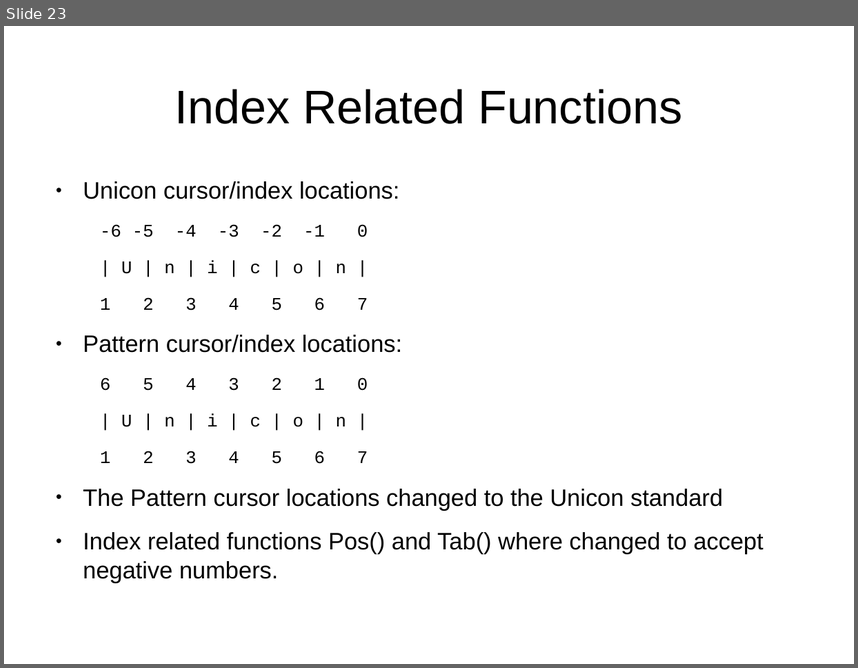
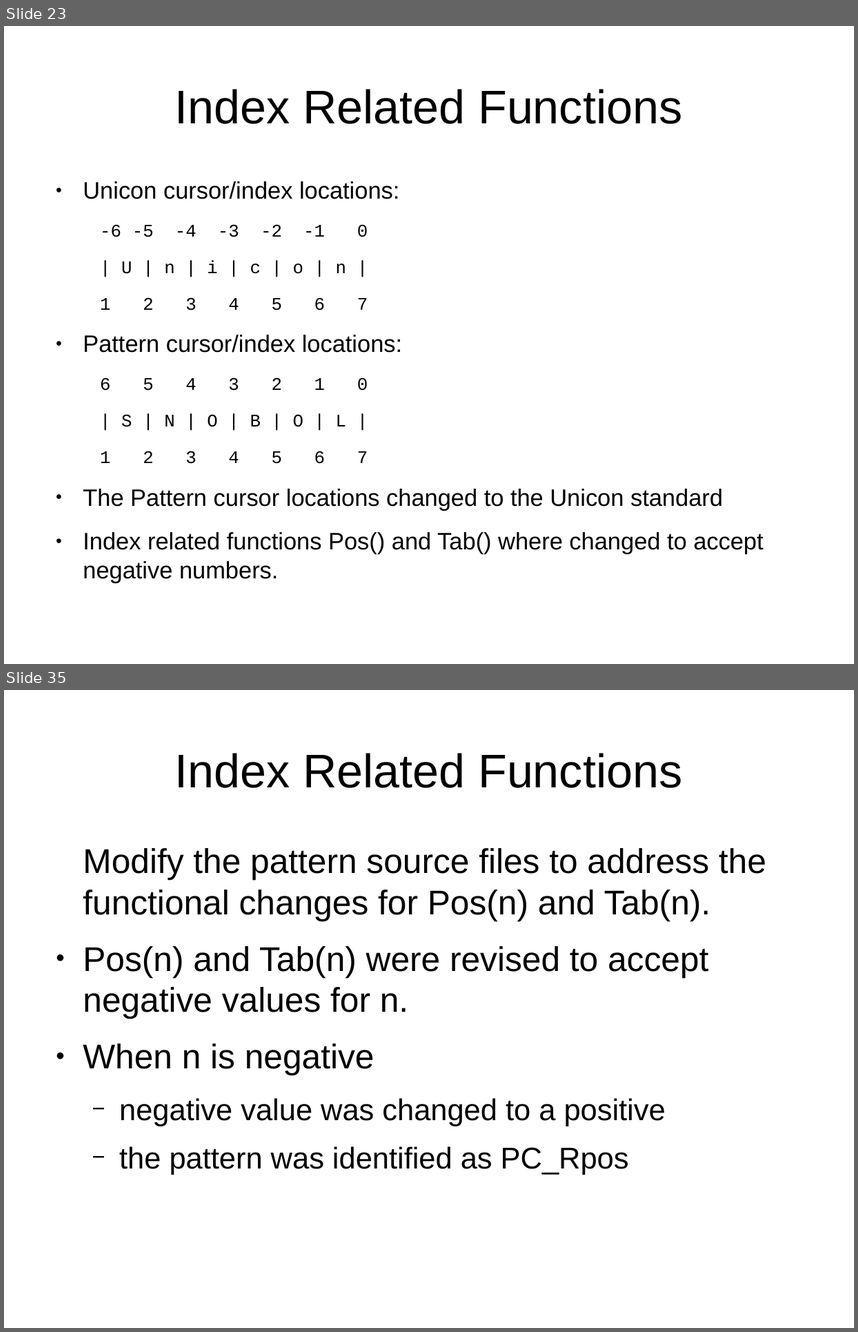
Before and after one commit to johngoettsche/Thesis, a slide deck: ThesisDefense.odp. Shown one above the other, each under a label of ours: slide 23 before the commit, slides 23 and 35 after it; the slides between them are not shown. The pictures are 858x668 and 858x1332 pixels, drawn with LibreOffice and Linux fonts; fonts in the diff are those of the drawing. Boxes give left, top, right and bottom in pixels: in the first picture for what was removed or moved away, otherwise in the second. Text is boxed around its words. In the diff, an @@ line names an element or a change of style, - is before the commit and + after.

```diff
--- a/ThesisDefense.odp
+++ b/ThesisDefense.odp
@@ slide 35 added at [4, 690, 854, 1328], background #FFFFFF @@
@@ title added at [174, 753, 682, 788], 44 pt, text #000000 @@
+Index Related Functions
@@ text added at [83, 848, 766, 1174], 32 pt, text #000000 @@
+Modify the pattern source files to address the functional changes for Pos(n) and Tab(n).
+● Pos(n) and Tab(n) were revised to accept negative values for n.
+● When n is negative
+  − negative value was changed to a positive
+  − the pattern was identified as PC_Rpos
@@ slide 23 changed as well @@
@@ text at [121, 414, 346, 427]: text changed @@
-| U | n | i | c | o | n |
+| S | N | O | B | O | L |
```
Also in this commit, not shown: 4 other slides changed, 13 other slides added, 2 slides removed, 1 other file.
